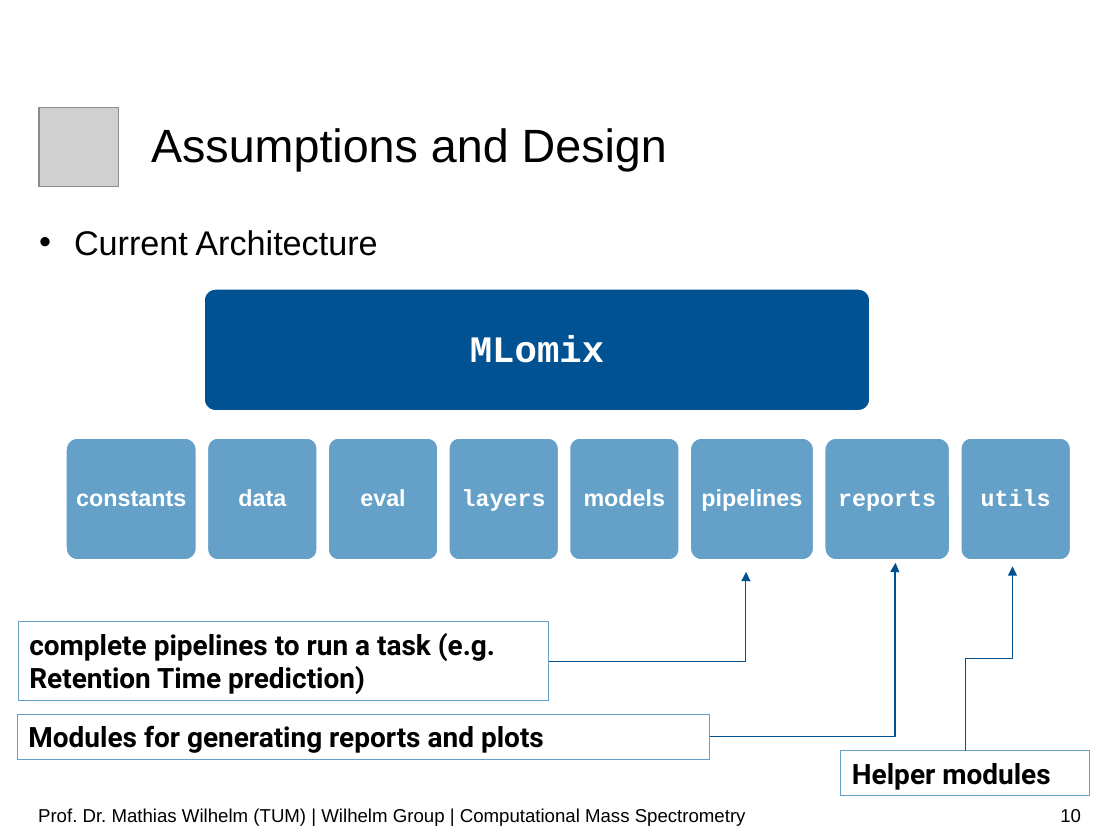
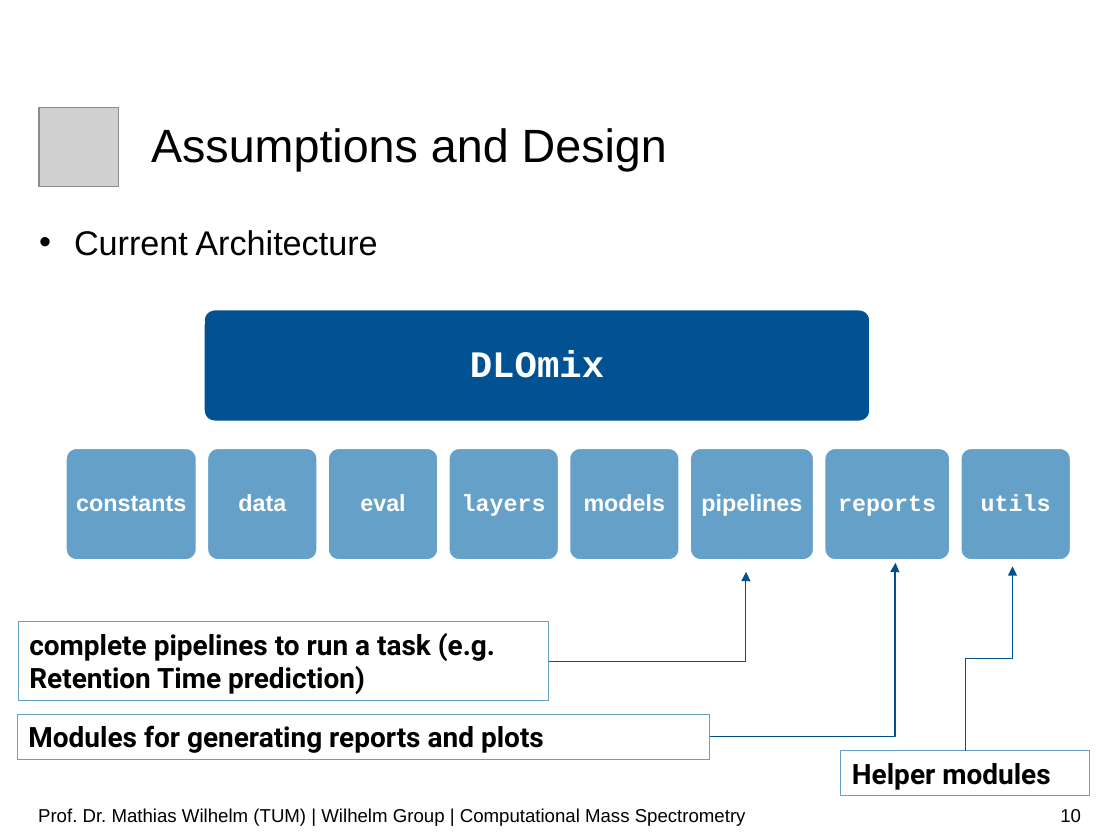
Before and after one commit to wilhelm-lab/dlomix-resources, a slide deck: slide 10 of 01_Intro_Slides_SummerSchool_Sep21.pptx. Drawn at 1120x840 pixels with LibreOffice and Linux fonts; fonts in the diff are those of the drawing; grey boxes stand for pictures; background and template pictures are left out. Boxes give left, top, right and bottom in pixels: in the first picture for what was removed or moved away, otherwise in the second. Text is boxed around its words. In the diff, an @@ line names an element or a change of style, - is before the commit and + after.

```diff
--- a/01_Intro_Slides_SummerSchool_Sep21.pptx
+++ b/01_Intro_Slides_SummerSchool_Sep21.pptx
@@ rounded rectangle: place and size @@
-rounded rectangle at (203,288,870,411)
+rounded rectangle at (203,309,870,422)
@@ text removed at (470,335,604,363) @@
-MLomix
@@ text added at (470,351,604,378), 24 pt, text #FFFFFF, bold @@
+DLOmix
@@ rounded rectangle: place and size @@
-rounded rectangle at (65,437,197,560)
+rounded rectangle at (65,448,197,561)
@@ rounded rectangle: place and size @@
-rounded rectangle at (207,437,318,560)
+rounded rectangle at (207,448,318,561)
@@ rounded rectangle: place and size @@
-rounded rectangle at (327,437,438,560)
+rounded rectangle at (327,448,438,561)
@@ rounded rectangle: place and size @@
-rounded rectangle at (448,437,559,560)
+rounded rectangle at (448,448,559,561)
@@ rounded rectangle: place and size @@
-rounded rectangle at (569,437,680,560)
+rounded rectangle at (569,448,680,561)
@@ rounded rectangle: place and size @@
-rounded rectangle at (690,437,815,560)
+rounded rectangle at (690,448,815,561)
@@ rounded rectangle: place and size @@
-rounded rectangle at (824,437,951,560)
+rounded rectangle at (824,448,951,561)
@@ rounded rectangle: place and size @@
-rounded rectangle at (960,437,1071,560)
+rounded rectangle at (960,448,1071,561)
@@ text "constants": place and size @@
-text "constants" at (76,491,186,506)
+text "constants" at (76,496,186,511)
@@ text "data": place and size @@
-text "data" at (238,489,286,506)
+text "data" at (238,494,286,511)
@@ text "eval": place and size @@
-text "eval" at (360,489,405,506)
+text "eval" at (360,494,405,511)
@@ text "layers": place and size @@
-text "layers" at (462,489,546,511)
+text "layers" at (462,494,546,516)
@@ text "models": place and size @@
-text "models" at (584,489,666,506)
+text "models" at (584,494,666,511)
@@ text "pipelines": place and size @@
-text "pipelines" at (701,489,802,511)
+text "pipelines" at (701,494,802,516)
@@ text "reports": place and size @@
-text "reports" at (838,490,936,511)
+text "reports" at (838,495,936,516)
@@ text "utils": place and size @@
-text "utils" at (981,489,1051,506)
+text "utils" at (981,494,1051,511)
```
Also in this commit, not shown: 3 other slides changed, 1 slide added.
